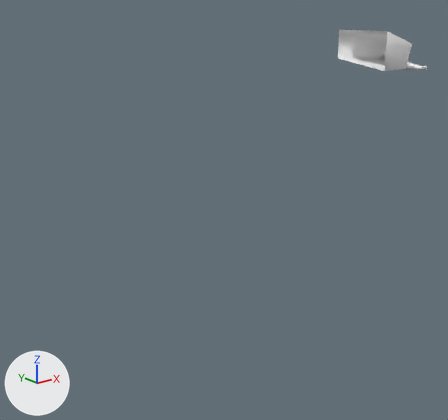
An edit to the FBX model media/models_X/ArmLeft_Hook_fore.fbx, drawn before and after from the same camera.
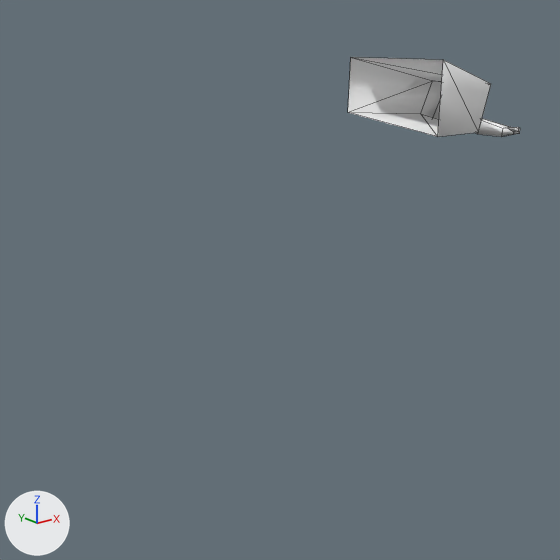
There are two pictures of each version: one whole from a 50 mm lens placed at (-0.00191, -0.00373, 0.00773), pointed at (0.00161, 0.00067, 0.00597), one close up on the part from 35% to 100% of the width and 0% to 69% of the height. The lights are fixed; the arrows at lower left show +X, +Y and +Z. The close-ups show mesh edges as thin lines. Where no turn or scale is listed for an object, it has been applied to the vertices.

Names of what the first close-up shows: 'Body'.
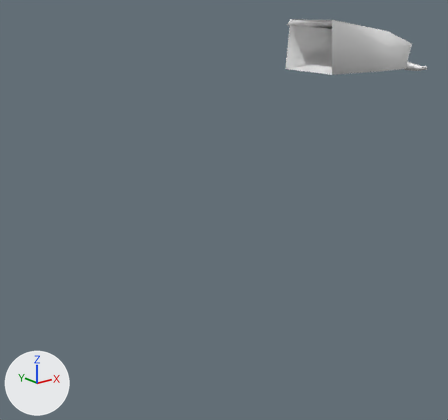
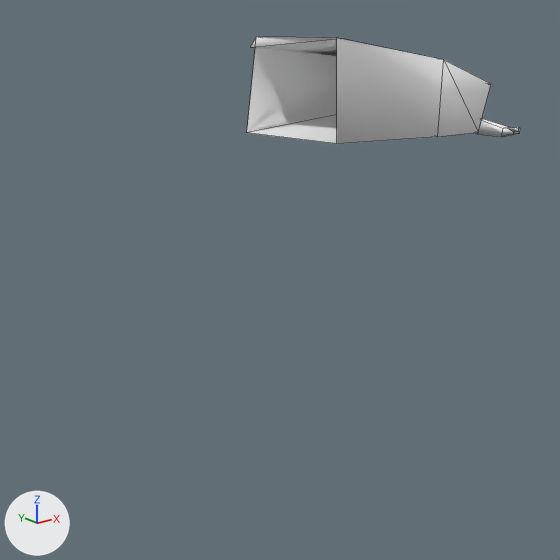
The change, as JSON lines over the scene's bpy script:
```json
{"block": "me_mesh", "where": "me_mesh.from_pydata(...)  # 39 vertices, 37 faces; spans x -0.00042..0.00419, y 0.00016..0.0009, z 0.00462..0.00759"}
{"block": "me_mesh", "where": "# used by ob_body; location = (0.0, 0.0, 0.0)"}
{"block": "me_mesh", "where": "# verts and faces of me_mesh; kept vertices keep their numbers, new ones are numbered from 39"}
{"block": "me_mesh", "where": "# before: 1 (0.00324, 0.00017, 0.0072) at pixel (437, 136), 2 (0.00322, 0.00016, 0.00758) at pixel (443, 59), 5 (0.0032, 0.00076, 0.0073) at pixel (347, 112), 7 (0.00319, 0.00074, 0.00759) at pixel (350, 57)"}
{"block": "me_mesh", "change": "me_mesh part 1"}
{"op": "add", "block": "me_mesh", "code": "verts[39] = (0.00251, 0.00021, 0.00721)  # pixel (336, 143)"}
{"op": "add", "block": "me_mesh", "code": "verts[40] = (0.00248, 0.00022, 0.00769)  # pixel (336, 37)"}
{"op": "add", "block": "me_mesh", "code": "verts[41] = (0.00244, 0.00075, 0.00723)  # pixel (246, 132)"}
{"op": "add", "block": "me_mesh", "code": "verts[42] = (0.00249, 0.00076, 0.00769)  # pixel (256, 36)"}
{"op": "add", "block": "me_mesh", "code": "verts[43] = (0.00252, 0.00021, 0.00769)  # pixel (343, 38)"}
{"op": "add", "block": "me_mesh", "code": "verts[44] = (0.00248, 0.00079, 0.00764)  # pixel (249, 47)"}
{"op": "add", "block": "me_mesh", "code": "faces += [(1, 39, 41, 5), (40, 42, 44, 43), (2, 7, 42, 40), (2, 43, 44, 7), (1, 2, 40, 39), (5, 41, 42, 7)]"}
```

Where the change shows, as pixel boxes [x1, y1, x2, y2] in the close-ups (560 x 560 px):
```json
{"object": "Body", "change": "reshaped", "before": [348, 57, 520, 137], "after": [247, 37, 520, 144]}
{"part": 1, "of": "me_mesh", "change": "added", "after": [247, 37, 444, 144]}
```
